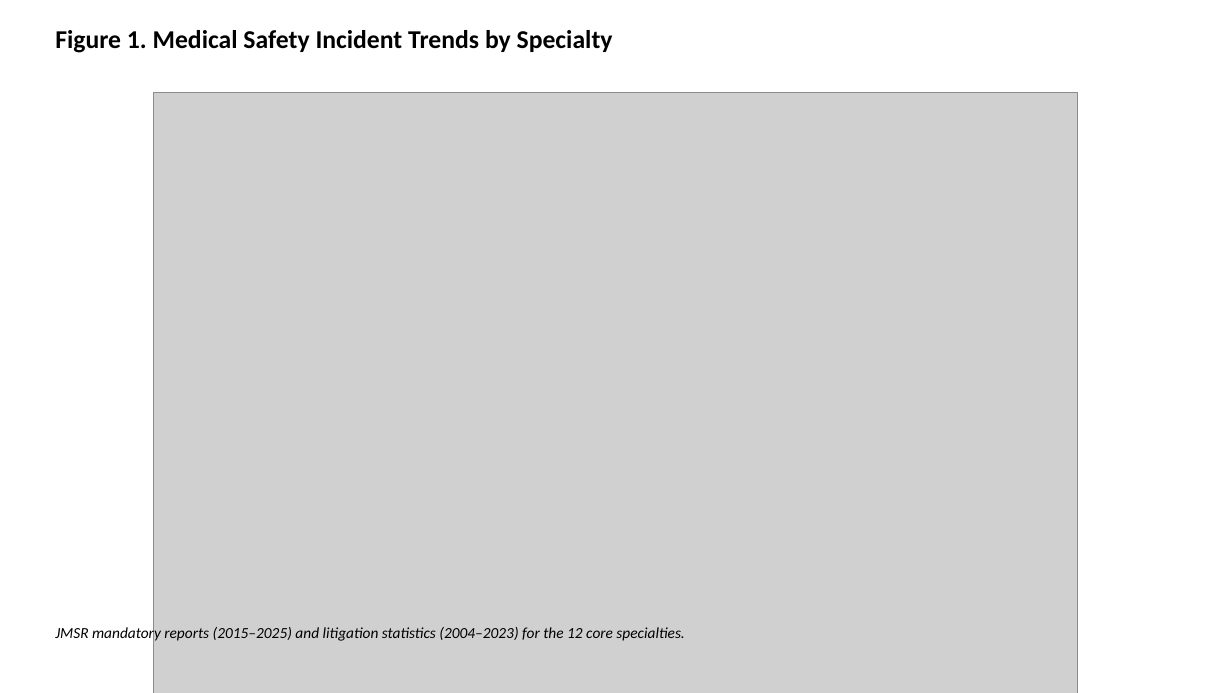
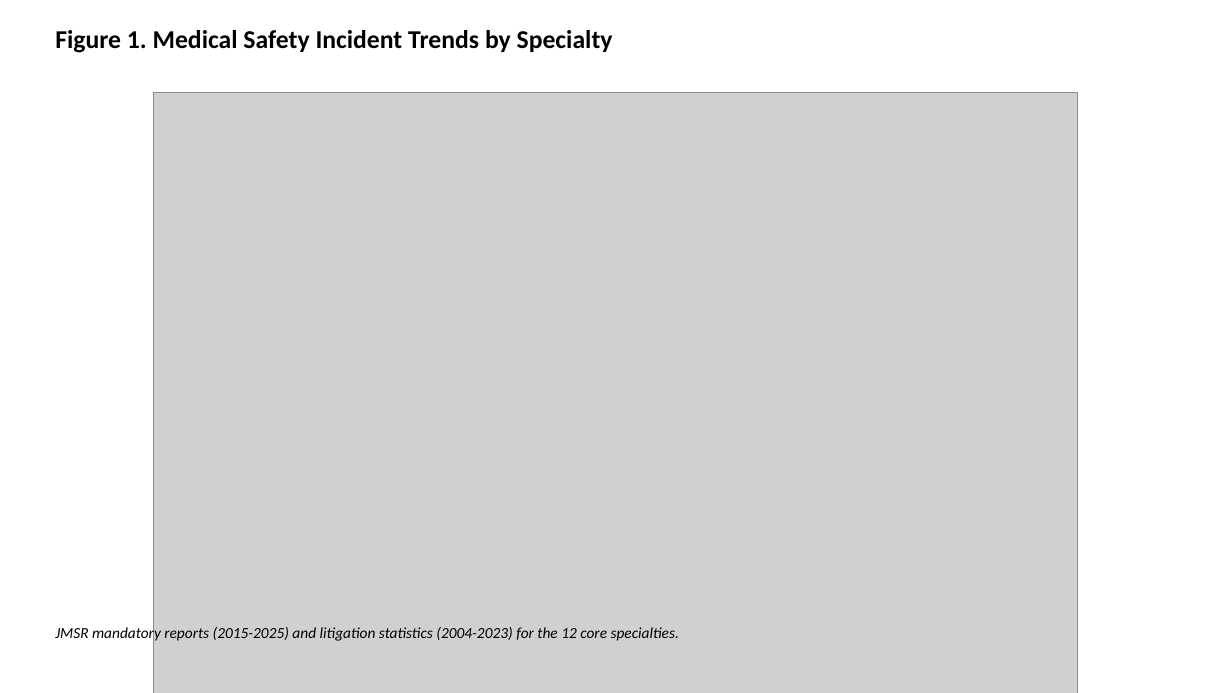
Before and after one commit to bougtoir/medical-accident-its-analysis, a slide deck: slide 1 of medical_accident_its_analysis/manuscript/var_granger_figures_en.pptx. Drawn at 1232x693 pixels with LibreOffice and Linux fonts; fonts in the diff are those of the drawing; grey boxes stand for pictures. Boxes give left, top, right and bottom in pixels: in the first picture for what was removed or moved away, otherwise in the second. Text is boxed around its words. In the diff, an @@ line names an element or a change of style, - is before the commit and + after.

```diff
--- a/medical_accident_its_analysis/manuscript/var_granger_figures_en.pptx
+++ b/medical_accident_its_analysis/manuscript/var_granger_figures_en.pptx
@@ text at <box>55,625,679,643</box>: text changed @@
-JMSR mandatory reports (2015–2025) and litigation statistics (2004–2023) for the 12 core specialties.
+JMSR mandatory reports (2015-2025) and litigation statistics (2004-2023) for the 12 core specialties.
```
Also in this commit, not shown: 1 other slide changed, 40 other files.
